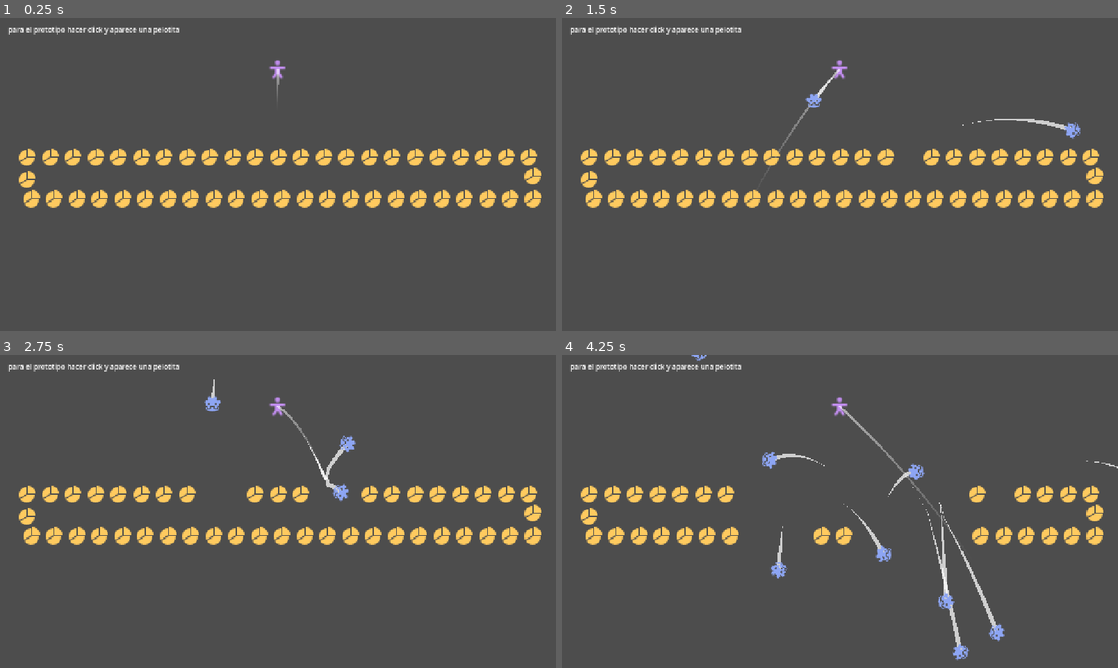
Above: before the commit, frames 1-4 (two rows, left to right).
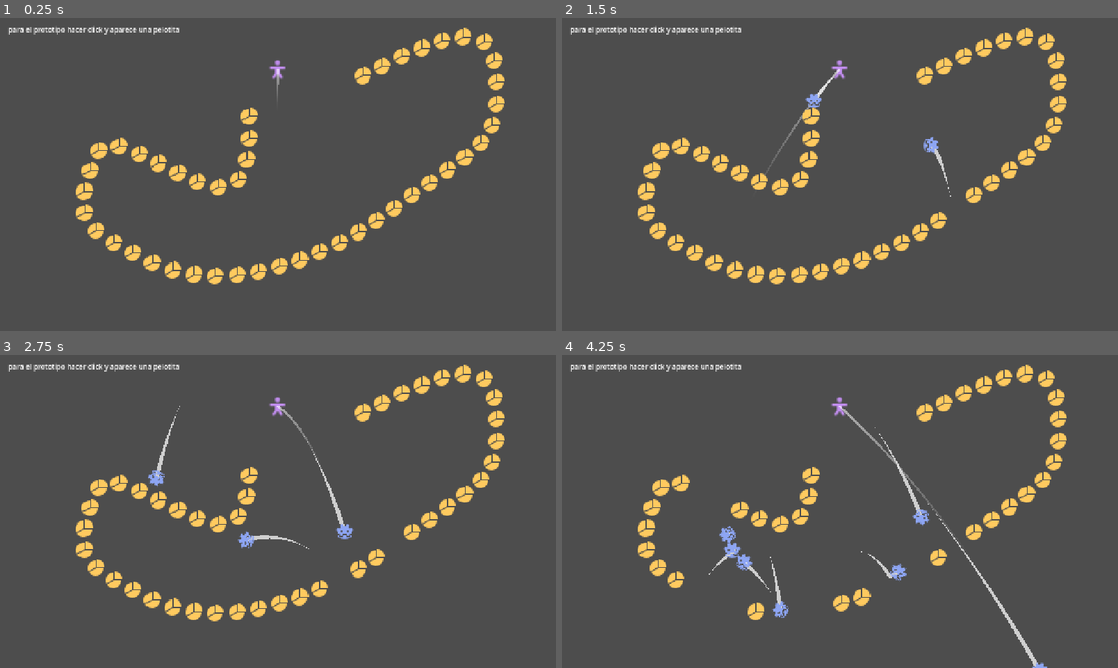
Above: after the commit, the same moments.

Repository: Markynico/LUJ-2026
Game: Godot game, scene res://escenas/prueba_escena.tscn
The game is run twice, just before and just after one commit, with the same random seed, the same clock (stepped at 60 frames per second) and the same inputs. Sound files missing from this copy of the repository are replaced by a short silence.
Inputs (mouse positions are in pixels of both pictures, inside the frame that each line leads up to):
- Up to frame 1 (0.25 s): no input
- Up to frame 2 (1.5 s): tap Y at 0.5, 1.25 s; move the mouse to (962, 158) at 0.52 s; click (962, 158) at 0.6 s; move the mouse to (728, 190) at 1.27 s; click (728, 190) at 1.35 s
- Up to frame 3 (2.75 s): tap Y at 2 s; move the mouse to (333, 442) at 2.02 s; click (333, 442) at 2.1 s
- Up to frame 4 (4.25 s): tap Y at 2.75, 3.5 s; move the mouse to (812, 574) at 2.77 s; click (812, 574) at 2.85 s; move the mouse to (1006, 558) at 3.52 s; click (1006, 558) at 3.6 s

The runs differ from the first frame. In frame 1, 10% of the frame differs, in the area x 3-98%, y 3-86%; in frame 2, 11%; in frame 3, 11%; in frame 4, 9.5%.

Commit message:
forma circulo y path

Diff:
--- /dev/null
+++ b/luj-2026/escenas/componentes/forma_circulo.tscn
@@ -0,0 +1,10 @@
+[gd_scene format=3 uid="uid://cformacirc0a1"]
+
+[ext_resource type="Script" uid="uid://bformacircul01" path="res://scripts/niveles/forma_circulo.gd" id="1_circ"]
+[ext_resource type="PackedScene" uid="uid://cgen0vill0s1a" path="res://escenas/componentes/generador_de_ovillos.tscn" id="2_gen"]
+
+[node name="FormaCirculo" type="Node2D"]
+script = ExtResource("1_circ")
+
+[node name="GeneradorDeOvillos" parent="." node_paths=PackedStringArray("forma") instance=ExtResource("2_gen")]
+forma = NodePath("..")
--- /dev/null
+++ b/luj-2026/escenas/componentes/forma_path.tscn
@@ -0,0 +1,10 @@
+[gd_scene format=3 uid="uid://cformabe000a1"]
+
+[ext_resource type="Script" uid="uid://1owdp7hud1ge" path="res://scripts/niveles/forma_path.gd" id="1_bez"]
+[ext_resource type="PackedScene" uid="uid://cgen0vill0s1a" path="res://escenas/componentes/generador_de_ovillos.tscn" id="2_gen"]
+
+[node name="FormaPath" type="Path2D"]
+script = ExtResource("1_bez")
+
+[node name="GeneradorDeOvillos" parent="." node_paths=PackedStringArray("forma") instance=ExtResource("2_gen")]
+forma = NodePath("..")
--- a/luj-2026/escenas/editor_de_niveles.tscn
+++ b/luj-2026/escenas/editor_de_niveles.tscn
@@ -1,22 +1,22 @@
 [gd_scene format=3 uid="uid://jimkk8u7orb2"]
 
 [ext_resource type="Script" uid="uid://bh3lxufik2p65" path="res://scripts/niveles/cargador_de_nivel.gd" id="1_carg"]
-[ext_resource type="Script" uid="uid://1owdr3bm0age" path="res://scripts/niveles/forma_data.gd" id="2_awi8f"]
-[ext_resource type="Script" uid="uid://4yxin8siliwu" path="res://scripts/niveles/nivel_data.gd" id="3_4ylx1"]
-[ext_resource type="PackedScene" uid="uid://cformarect0a1" path="res://escenas/componentes/forma_rectangulo.tscn" id="4_pevrx"]
-[ext_resource type="Script" uid="uid://1owd66s6mpge" path="res://scripts/niveles/forma_rectangulo.gd" id="5_k61t0"]
+[ext_resource type="PackedScene" uid="uid://cformabe000a1" path="res://escenas/componentes/forma_path.tscn" id="2_awi8f"]
+[ext_resource type="Script" uid="uid://1owdp7hud1ge" path="res://scripts/niveles/forma_path.gd" id="3_4ylx1"]
 
-[sub_resource type="Resource" id="Resource_c7eq1"]
-script = ExtResource("3_4ylx1")
-formas = Array[ExtResource("2_awi8f")]([null])
+[sub_resource type="Curve2D" id="Curve2D_pevrx"]
+bake_interval = 2.0
+_data = {
+"points": PackedVector2Array(0, 0, 0, 0, -111.40985, -158.31192, 0, 0, 0, 0, -719.40985, -93.31192, 0, 0, 0, 0, -809.40985, 110.68808, 0, 0, 0, 0, -613.40985, 379.68808, 0, 0, 0, 0, -577.40985, 75.68808, 0, 0, 0, 0, -258.40985, 119.68808, 0, 0, 0, 0, -239.40985, 324.68808, 0, 0, 0, 0, 194.59015, 287.68808, 0, 0, 0, 0, -41.832275, 132.01541, 0, 0, 0, 0, 191.59015, -64.31192, 0, 0, 0, 0, -164.40985, -68.31192, 0, 0, 0, 0, -347.40985, -48.31192, 0, 0, 0, 0, -67.40985, 69.68808)
+}
+point_count = 13
 
 [node name="EditorDeNiveles" type="Node2D" unique_id=925235971]
 script = ExtResource("1_carg")
-nivel = SubResource("Resource_c7eq1")
 
-[node name="FormaRectangulo" type="Node2D" parent="." unique_id=870574654 instance=ExtResource("4_pevrx")]
-position = Vector2(643.8004, 369.08484)
-rotation = 25.132742
-script = ExtResource("5_k61t0")
-"tamaño" = Vector2(1162.7882, 96.63141)
-separacion_ovillos = 52.945
+[node name="FormaPath" type="Path2D" parent="." unique_id=322517781 instance=ExtResource("2_awi8f")]
+position = Vector2(904.38324, 253.41464)
+scale = Vector2(0.7380479, 0.8048328)
+curve = SubResource("Curve2D_pevrx")
+script = ExtResource("3_4ylx1")
+separacion_ovillos = 81.405
--- a/luj-2026/escenas/prueba_escena.tscn
+++ b/luj-2026/escenas/prueba_escena.tscn
@@ -2,7 +2,7 @@
 
 [ext_resource type="PackedScene" uid="uid://brhfmi38jresg" path="res://escenas/componentes/disparador_pelotita.tscn" id="2_jn8va"]
 [ext_resource type="Script" uid="uid://bh3lxufik2p65" path="res://scripts/niveles/cargador_de_nivel.gd" id="3_qjisj"]
-[ext_resource type="Resource" uid="uid://of5mqim7m8tt" path="res://niveles/nivel de prueba.tres" id="4_7oqg1"]
+[ext_resource type="Resource" uid="uid://40se36c7ho3d" path="res://niveles/prueba path.tres" id="4_7oqg1"]
 [ext_resource type="PackedScene" uid="uid://dy3jqoayfdkwm" path="res://escenas/pelotita_estatica_prueba.tscn" id="4_qjisj"]
 
 [node name="PRUEBA_ESCENA" type="Node2D" unique_id=1045362644]
--- a/luj-2026/niveles/nivel de prueba.tres
+++ b/luj-2026/niveles/nivel de prueba.tres
@@ -3,14 +3,24 @@
 [ext_resource type="Script" uid="uid://1owdr3bm0age" path="res://scripts/niveles/forma_data.gd" id="1_lkrqq"]
 [ext_resource type="Script" uid="uid://4yxin8siliwu" path="res://scripts/niveles/nivel_data.gd" id="2_fel4d"]
 
-[sub_resource type="Resource" id="Resource_auu7u"]
+[sub_resource type="Resource" id="Resource_lkrqq"]
 script = ExtResource("1_lkrqq")
 posicion = Vector2(643.8004, 369.08484)
 rotacion = 25.132742
 separacion_ovillos = 52.945
 "tamaño" = Vector2(1162.7882, 96.63141)
 
+[sub_resource type="Resource" id="Resource_fel4d"]
+script = ExtResource("1_lkrqq")
+tipo = "circulo"
+posicion = Vector2(1035.1543, 151.66599)
+
+[sub_resource type="Resource" id="Resource_auu7u"]
+script = ExtResource("1_lkrqq")
+tipo = "circulo"
+posicion = Vector2(205.74161, 166.16058)
+
 [resource]
 script = ExtResource("2_fel4d")
 nombre = "nivel de prueba"
-formas = Array[ExtResource("1_lkrqq")]([SubResource("Resource_auu7u")])
+formas = Array[ExtResource("1_lkrqq")]([SubResource("Resource_lkrqq"), SubResource("Resource_fel4d"), SubResource("Resource_auu7u")])
--- /dev/null
+++ b/luj-2026/niveles/prueba bezier.tres
@@ -0,0 +1,21 @@
+[gd_resource type="Resource" script_class="NivelData" format=3 uid="uid://40se36c7ho3d"]
+
+[ext_resource type="Script" uid="uid://1owdr3bm0age" path="res://scripts/niveles/forma_data.gd" id="1_7mjxy"]
+[ext_resource type="Script" uid="uid://4yxin8siliwu" path="res://scripts/niveles/nivel_data.gd" id="2_qf3c6"]
+
+[sub_resource type="Curve2D" id="Curve2D_l60qw"]
+_data = {
+"points": PackedVector2Array(-21.258734, -380.88565, 21.258734, 380.88565, -215.71252, -141.09744, 54.918396, -148.81114, -54.918396, 148.81114, -573.7125, -42.097443, -148.81114, -72.63401, 148.81114, 72.63401, -440.71252, 193.90256, -178.92767, 134.63864, 178.92767, -134.63864, 111.287476, 74.90256, -1.7715611, 120.466156, 1.7715611, -120.466156, 354.28748, -185.09744, 304.70853, -166.52675, -304.70853, 166.52675, 46.287476, -235.09744)
+}
+point_count = 6
+
+[sub_resource type="Resource" id="Resource_pul76"]
+script = ExtResource("1_7mjxy")
+tipo = "path"
+posicion = Vector2(788, 369)
+curva = SubResource("Curve2D_l60qw")
+
+[resource]
+script = ExtResource("2_qf3c6")
+nombre = "prueba bezier"
+formas = Array[ExtResource("1_7mjxy")]([SubResource("Resource_pul76")])
--- a/luj-2026/scripts/niveles/cargador_de_nivel.gd
+++ b/luj-2026/scripts/niveles/cargador_de_nivel.gd
@@ -14,6 +14,8 @@
 ##escenas de formas disponibles
 @export var escenas_formas : Dictionary[String, PackedScene] = {
 	"rectangulo": preload("uid://cformarect0a1"),
+	"circulo": preload("uid://cformacirc0a1"),
+	"path": preload("uid://cformabe000a1"),
 }
 
 
@@ -25,11 +27,15 @@
 
 
 func mostrar_vista_previa() -> void:
-	if not Engine.is_editor_hint() or not is_inside_tree():
+	if not Engine.is_editor_hint() or not is_inside_tree() or es_raiz_editada():
 		return
 	limpiar_formas_sin_duenio()
 	if nivel:
 		construir_nivel(nivel)
+
+
+func es_raiz_editada() -> bool:
+	return owner == null
 
 
 func limpiar_formas_sin_duenio() -> void:
@@ -39,10 +45,10 @@
 			forma.queue_free()
 
 
-func obtener_formas() -> Array[FormaSpawn]:
-	var formas : Array[FormaSpawn] = []
+func obtener_formas() -> Array[Node2D]:
+	var formas : Array[Node2D] = []
 	for hijo in get_children():
-		if hijo is FormaSpawn:
+		if hijo.has_method("obtener_datos"):
 			formas.append(hijo)
 	return formas
 
@@ -59,8 +65,8 @@
 		crear_forma(datos.tipo, duenio).aplicar_datos(datos)
 
 
-func crear_forma(tipo : String, duenio : Node = null) -> FormaSpawn:
-	var forma : FormaSpawn = escenas_formas[tipo].instantiate()
+func crear_forma(tipo : String, duenio : Node = null) -> Node2D:
+	var forma : Node2D = escenas_formas[tipo].instantiate()
 	add_child(forma)
 	if duenio:
 		forma.owner = duenio
--- /dev/null
+++ b/luj-2026/scripts/niveles/forma_circulo.gd
@@ -0,0 +1,60 @@
+@tool
+class_name FormaCirculo
+extends FormaSpawn
+
+enum Manija { CENTRO, ROTACION, RADIO }
+
+const SEGMENTOS_DIBUJO := 64
+
+##radio del circulo, centrado en la posicion del nodo
+@export var radio : float = 100.0:
+	set(valor):
+		radio = max(valor, 1.0)
+		actualizar()
+
+
+func _draw() -> void:
+	if not Engine.is_editor_hint():
+		return
+	super()
+	draw_arc(Vector2.ZERO, radio, 0.0, TAU, SEGMENTOS_DIBUJO, COLOR_DIBUJO, GROSOR_DIBUJO)
+
+
+func obtener_contorno() -> PackedVector2Array:
+	var contorno := PackedVector2Array()
+	for i in SEGMENTOS_DIBUJO:
+		contorno.append(Vector2.from_angle(TAU * i / SEGMENTOS_DIBUJO) * radio)
+	return contorno
+
+
+func obtener_radio_exterior() -> float:
+	return radio
+
+
+func obtener_puntos() -> PackedVector2Array:
+	return puntos_sobre_poligono(a_global(obtener_contorno()))
+
+
+func obtener_manijas() -> PackedVector2Array:
+	var manijas := super()
+	manijas.append(Vector2(radio, 0))
+	return manijas
+
+
+func mover_manija(indice : int, posicion_local : Vector2, con_shift : bool, con_control : bool) -> void:
+	if indice == Manija.RADIO:
+		radio = posicion_local.length()
+		return
+	super(indice, posicion_local, con_shift, con_control)
+
+
+func obtener_datos() -> FormaData:
+	var datos := super()
+	datos.tipo = "circulo"
+	datos.radio = radio
+	return datos
+
+
+func aplicar_datos(datos : FormaData) -> void:
+	super(datos)
+	radio = datos.radio
--- a/luj-2026/scripts/niveles/forma_data.gd
+++ b/luj-2026/scripts/niveles/forma_data.gd
@@ -5,5 +5,8 @@
 @export var tipo : String = "rectangulo"
 @export var posicion : Vector2
 @export var rotacion : float = 0.0
+@export var escala : Vector2 = Vector2.ONE
 @export var separacion_ovillos : float = 50.0
 @export var tamaño : Vector2 = Vector2(200, 100)
+@export var radio : float = 100.0
+@export var curva : Curve2D
--- /dev/null
+++ b/luj-2026/scripts/niveles/forma_path.gd
@@ -0,0 +1,97 @@
+@tool
+class_name FormaPath
+extends Path2D
+
+signal forma_cambiada
+
+const INTERVALO_MUESTREO := 2.0
+
+##distancia en pixeles entre un ovillo y el siguiente a lo largo de la curva
+@export var separacion_ovillos : float = 50.0:
+	set(valor):
+		separacion_ovillos = max(valor, 1.0)
+		actualizar()
+
+
+func _ready() -> void:
+	set_notify_transform(true)
+	obtener_curva().changed.connect(actualizar)
+	actualizar()
+
+
+func _notification(que : int) -> void:
+	if que == NOTIFICATION_TRANSFORM_CHANGED:
+		actualizar()
+
+
+func obtener_curva() -> Curve2D:
+	if not curve:
+		curve = Curve2D.new()
+	if curve.bake_interval != INTERVALO_MUESTREO:
+		curve.bake_interval = INTERVALO_MUESTREO
+	return curve
+
+
+func actualizar() -> void:
+	forma_cambiada.emit()
+
+
+func esta_cerrada() -> bool:
+	var curva := obtener_curva()
+	return curva.point_count > 2 and curva.get_point_position(0).is_equal_approx(curva.get_point_position(curva.point_count - 1))
+
+
+func calcular_cantidad_ovillos(largo_total : float) -> int:
+	return roundi(largo_total / separacion_ovillos)
+
+
+func obtener_puntos() -> PackedVector2Array:
+	var trazo := global_transform * obtener_curva().tessellate()
+	var largo := largo_de_polilinea(trazo)
+	var cantidad := calcular_cantidad_ovillos(largo)
+	var resultado := PackedVector2Array()
+	if cantidad == 0:
+		return resultado
+	var total := cantidad if esta_cerrada() else cantidad + 1
+	for i in total:
+		resultado.append(punto_sobre_polilinea(trazo, largo * i / cantidad))
+	return resultado
+
+
+func largo_de_polilinea(trazo : PackedVector2Array) -> float:
+	var largo := 0.0
+	for i in trazo.size() - 1:
+		largo += trazo[i].distance_to(trazo[i + 1])
+	return largo
+
+
+func punto_sobre_polilinea(trazo : PackedVector2Array, distancia : float) -> Vector2:
+	var recorrido := 0.0
+	for i in trazo.size() - 1:
+		var largo := trazo[i].distance_to(trazo[i + 1])
+		if distancia <= recorrido + largo or i == trazo.size() - 2:
+			return trazo[i].lerp(trazo[i + 1], clampf((distancia - recorrido) / largo, 0.0, 1.0) if largo > 0.0 else 0.0)
+		recorrido += largo
+	return trazo[0] if not trazo.is_empty() else Vector2.ZERO
+
+
+func obtener_datos() -> FormaData:
+	var datos := FormaData.new()
+	datos.tipo = "path"
+	datos.posicion = position
+	datos.rotacion = rotation
+	datos.separacion_ovillos = separacion_ovillos
+	datos.escala = scale
+	datos.curva = obtener_curva().duplicate()
+	return datos
+
+
+func aplicar_datos(datos : FormaData) -> void:
+	position = datos.posicion
+	rotation = datos.rotacion
+	separacion_ovillos = datos.separacion_ovillos
+	scale = datos.escala
+	if datos.curva:
+		curve = datos.curva.duplicate()
+		curve.changed.connect(actualizar)
+	actualizar()
--- a/luj-2026/scripts/niveles/forma_rectangulo.gd
+++ b/luj-2026/scripts/niveles/forma_rectangulo.gd
@@ -3,6 +3,9 @@
 extends FormaSpawn
 
 enum Manija { CENTRO, ROTACION, ARRIBA_IZQUIERDA, ARRIBA_DERECHA, ABAJO_DERECHA, ABAJO_IZQUIERDA }
+
+var ancla_global : Vector2
+var direccion_diagonal : Vector2
 
 ##ancho y alto del rectangulo, centrado en la posicion del nodo
 @export var tamaño : Vector2 = Vector2(200, 100):
@@ -17,7 +20,7 @@
 	super()
 	var vertices := obtener_vertices()
 	vertices.append(vertices[0])
-	draw_polyline(vertices, color_dibujo, grosor_dibujo)
+	draw_polyline(vertices, COLOR_DIBUJO, GROSOR_DIBUJO)
 
 
 func obtener_vertices() -> PackedVector2Array:
@@ -30,8 +33,16 @@
 	])
 
 
+func obtener_contorno() -> PackedVector2Array:
+	return obtener_vertices()
+
+
+func obtener_radio_exterior() -> float:
+	return tamaño.y * 0.5
+
+
 func obtener_puntos() -> PackedVector2Array:
-	return puntos_sobre_poligono(obtener_vertices())
+	return puntos_sobre_poligono(a_global(obtener_vertices()))
 
 
 func obtener_manijas() -> PackedVector2Array:
@@ -40,11 +51,42 @@
 	return manijas
 
 
-func mover_manija(indice : int, posicion_local : Vector2) -> void:
+func empezar_arrastre_manija(indice : int) -> void:
+	if indice < Manija.ARRIBA_IZQUIERDA:
+		return
+	var esquina := obtener_vertices()[indice - Manija.ARRIBA_IZQUIERDA]
+	ancla_global = to_global(-esquina)
+	direccion_diagonal = esquina.normalized()
+
+
+func mover_manija(indice : int, posicion_local : Vector2, con_shift : bool, con_control : bool) -> void:
 	if indice <= Manija.ROTACION:
-		super(indice, posicion_local)
+		super(indice, posicion_local, con_shift, con_control)
 		return
-	tamaño = posicion_local.abs() * 2.0
+	if con_control:
+		escalar_desde_centro(posicion_local, con_shift)
+	else:
+		escalar_desde_ancla(posicion_local, con_shift)
+
+
+func escalar_desde_centro(posicion_local : Vector2, proporcional : bool) -> void:
+	var mitad := posicion_local
+	if proporcional:
+		mitad = proyectar_sobre_diagonal(mitad)
+	tamaño = mitad.abs() * 2.0
+
+
+func escalar_desde_ancla(posicion_local : Vector2, proporcional : bool) -> void:
+	var opuesta := to_local(ancla_global)
+	var diagonal := posicion_local - opuesta
+	if proporcional:
+		diagonal = proyectar_sobre_diagonal(diagonal)
+	position += (opuesta + diagonal * 0.5).rotated(rotation)
+	tamaño = diagonal.abs()
+
+
+func proyectar_sobre_diagonal(vector : Vector2) -> Vector2:
+	return direccion_diagonal * vector.dot(direccion_diagonal)
 
 
 func obtener_datos() -> FormaData:
--- a/luj-2026/scripts/niveles/forma_spawn.gd
+++ b/luj-2026/scripts/niveles/forma_spawn.gd
@@ -6,28 +6,31 @@
 
 enum ManijaBase { CENTRO, ROTACION }
 
+const COLOR_DIBUJO := Color(0.3, 0.9, 1.0, 0.9)
+const GROSOR_DIBUJO := 2.0
+const MARGEN_MANIJA_ROTACION := 40.0
+const PASO_SNAP_ROTACION := deg_to_rad(45.0)
+
 ##distancia en pixeles entre un ovillo y el siguiente a lo largo del borde de la forma
 @export var separacion_ovillos : float = 50.0:
 	set(valor):
 		separacion_ovillos = max(valor, 1.0)
 		actualizar()
-##color del contorno que se dibuja en el editor
-@export var color_dibujo : Color = Color(0.3, 0.9, 1.0, 0.9):
-	set(valor):
-		color_dibujo = valor
-		queue_redraw()
-@export var grosor_dibujo : float = 2.0
-##distancia desde el centro a la que se dibuja la manija para rotar la forma
-@export var distancia_manija_rotacion : float = 80.0
 
 
 func _ready() -> void:
+	set_notify_transform(true)
 	actualizar()
 
 
+func _notification(que : int) -> void:
+	if que == NOTIFICATION_TRANSFORM_CHANGED:
+		actualizar()
+
+
 func _draw() -> void:
-	if Engine.is_editor_hint():
-		draw_line(Vector2.ZERO, obtener_manija_rotacion(), color_dibujo, 1.0)
+	if Engine.is_editor_hint() and usa_rotacion():
+		draw_line(Vector2.ZERO, obtener_manija_rotacion(), COLOR_DIBUJO, 1.0)
 
 
 func actualizar() -> void:
@@ -39,26 +42,67 @@
 	return PackedVector2Array()
 
 
+func obtener_contorno() -> PackedVector2Array:
+	return PackedVector2Array()
+
+
+func contorno_cerrado() -> bool:
+	return true
+
+
+func esta_sobre_contorno(punto_local : Vector2, tolerancia : float) -> bool:
+	var contorno := obtener_contorno()
+	var segmentos := contorno.size() if contorno_cerrado() else contorno.size() - 1
+	for i in segmentos:
+		var desde := contorno[i]
+		var hasta := contorno[(i + 1) % contorno.size()]
+		if Geometry2D.get_closest_point_to_segment(punto_local, desde, hasta).distance_to(punto_local) <= tolerancia:
+			return true
+	return false
+
+
+func usa_rotacion() -> bool:
+	return true
+
+
+func obtener_centro_manijas() -> Vector2:
+	return Vector2.ZERO
+
+
 func obtener_manijas() -> PackedVector2Array:
-	return PackedVector2Array([Vector2.ZERO, obtener_manija_rotacion()])
+	var manijas := PackedVector2Array([obtener_centro_manijas()])
+	if usa_rotacion():
+		manijas.append(obtener_manija_rotacion())
+	return manijas
 
 
 func obtener_manija_rotacion() -> Vector2:
-	return Vector2(0, -distancia_manija_rotacion)
+	return Vector2(0, -(obtener_radio_exterior() + MARGEN_MANIJA_ROTACION))
 
 
-func mover_manija(indice : int, posicion_local : Vector2) -> void:
+func obtener_radio_exterior() -> float:
+	return 0.0
+
+
+func empezar_arrastre_manija(_indice : int) -> void:
+	pass
+
+
+func mover_manija(indice : int, posicion_local : Vector2, con_shift : bool, con_control : bool) -> void:
 	match indice:
 		ManijaBase.CENTRO:
-			position += posicion_local.rotated(rotation)
+			global_position += global_transform.basis_xform(posicion_local - obtener_centro_manijas())
 		ManijaBase.ROTACION:
 			rotation += obtener_manija_rotacion().angle_to(posicion_local)
+			if con_shift:
+				rotation = snappedf(rotation, PASO_SNAP_ROTACION)
 
 
 func obtener_datos() -> FormaData:
 	var datos := FormaData.new()
 	datos.posicion = position
 	datos.rotacion = rotation
+	datos.escala = scale
 	datos.separacion_ovillos = separacion_ovillos
 	return datos
 
@@ -66,7 +110,12 @@
 func aplicar_datos(datos : FormaData) -> void:
 	position = datos.posicion
 	rotation = datos.rotacion
+	scale = datos.escala
 	separacion_ovillos = datos.separacion_ovillos
+
+
+func a_global(lista : PackedVector2Array) -> PackedVector2Array:
+	return global_transform * lista
 
 
 func puntos_sobre_poligono(vertices : PackedVector2Array) -> PackedVector2Array:
--- a/luj-2026/scripts/niveles/generador_de_ovillos.gd
+++ b/luj-2026/scripts/niveles/generador_de_ovillos.gd
@@ -4,20 +4,31 @@
 
 ##escena que se instancia en cada punto de la forma
 @export var escena_spawn : PackedScene = preload("uid://4u6vlkjfcunf")
-##forma de la cual se toman los puntos, normalmente el nodo padre
-@export var forma : FormaSpawn
+##forma de la cual se toman los puntos globales, normalmente el nodo padre, tiene que tener obtener_puntos() y la señal forma_cambiada
+@export var forma : Node2D
+
+var regeneracion_pendiente : bool = false
 
 
 func _ready() -> void:
+	set_as_top_level(true)
 	if not forma:
-		forma = get_parent() as FormaSpawn
-	if not forma:
+		forma = get_parent() as Node2D
+	if not forma or not forma.has_method("obtener_puntos"):
 		return
-	forma.forma_cambiada.connect(regenerar)
+	forma.forma_cambiada.connect(pedir_regenerar)
 	regenerar()
 
 
+func pedir_regenerar() -> void:
+	if regeneracion_pendiente:
+		return
+	regeneracion_pendiente = true
+	regenerar.call_deferred()
+
+
 func regenerar() -> void:
+	regeneracion_pendiente = false
 	for hijo in get_children():
 		remove_child(hijo)
 		hijo.queue_free()
@@ -25,5 +36,5 @@
 		return
 	for punto in forma.obtener_puntos():
 		var spawn := escena_spawn.instantiate()
-		spawn.position = punto
 		add_child(spawn)
+		spawn.global_position = punto
Not shown, changed: luj-2026/addons/editor_de_niveles/dock_editor_de_niveles.gd
Not shown, changed: luj-2026/addons/editor_de_niveles/dock_editor_de_niveles.gd.uid
Not shown, changed: luj-2026/addons/editor_de_niveles/dock_editor_de_niveles.tscn
Not shown, changed: luj-2026/addons/editor_de_niveles/manijas_forma.gd
Not shown, changed: luj-2026/addons/editor_de_niveles/plugin.gd
Not shown, added: luj-2026/addons/editor_de_niveles/selector_de_formas.gd
Not shown, added: luj-2026/addons/editor_de_niveles/selector_de_formas.gd.uid
Not shown, changed: luj-2026/scripts/niveles/cargador_de_nivel.gd.uid
Not shown, added: luj-2026/scripts/niveles/forma_circulo.gd.uid
Not shown, changed: luj-2026/scripts/niveles/forma_data.gd.uid
Not shown, added: luj-2026/scripts/niveles/forma_path.gd.uid
Not shown, changed: luj-2026/scripts/niveles/nivel_data.gd.uid
